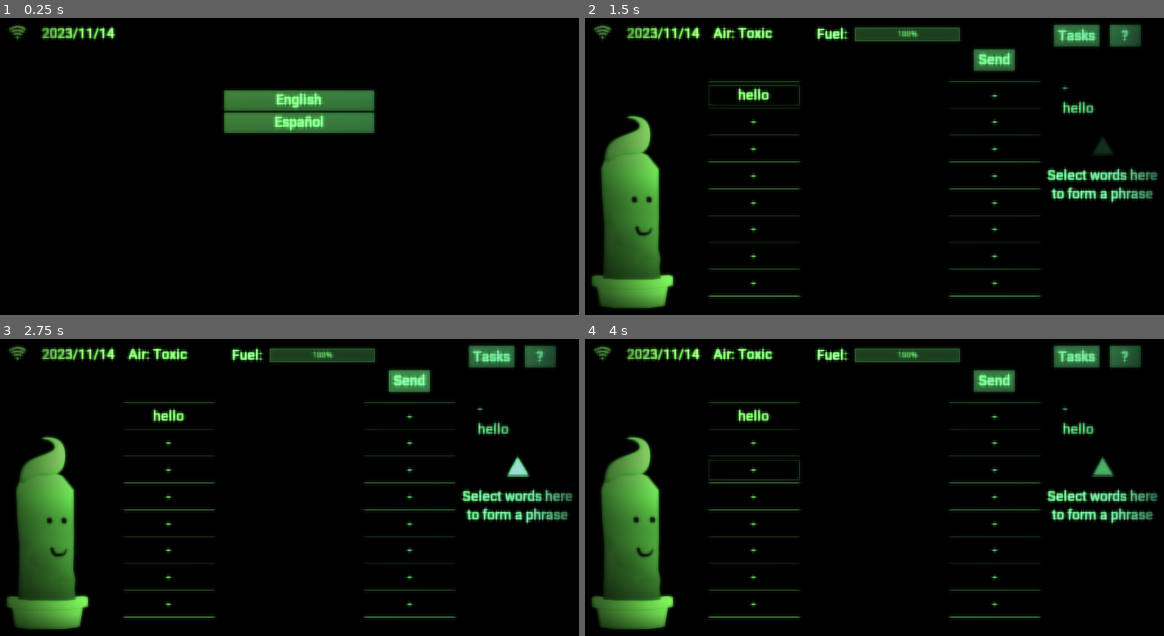
Above: before the commit, frames 1-4 (two rows, left to right).
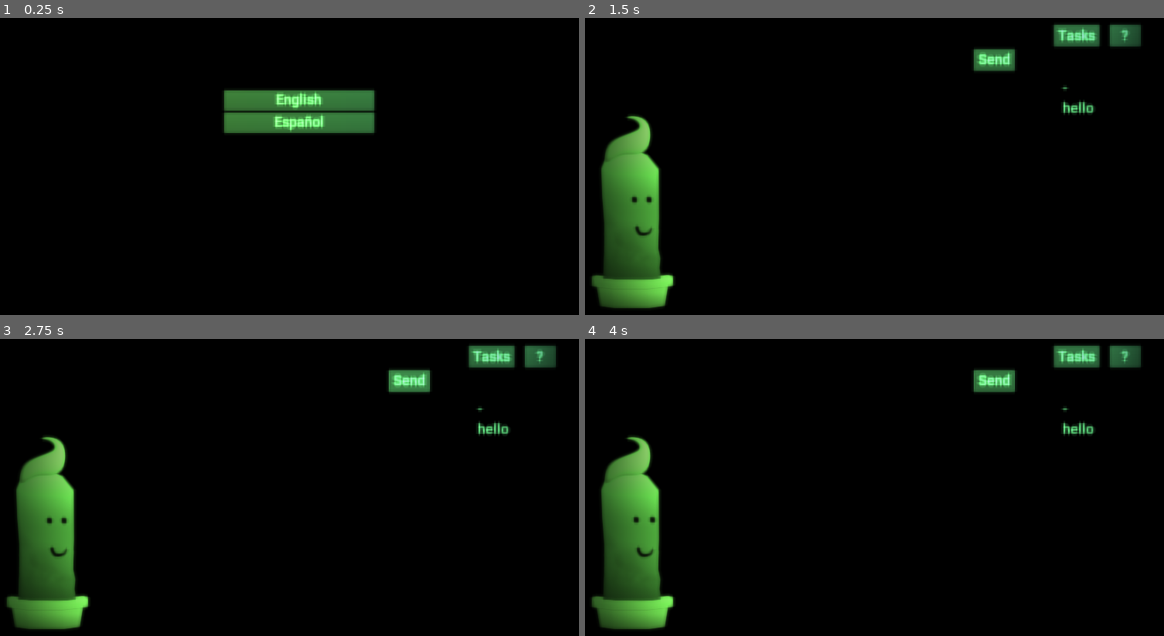
Above: after the commit, the same moments.

Repository: Eibriel/compicactus-isolation
Game: Godot game, scene res://MainScene.tscn
Two runs of this game, one before a commit and one after it. Both use one fixed random seed, a clock stepped at 60 frames per second and the inputs below.
Inputs (mouse positions are in pixels of both pictures, inside the frame that each line leads up to):
- Up to frame 1 (0.25 s): no input
- Up to frame 2 (1.5 s): click "English" at 0.5 s; click (752, 95) at 1.25 s, where only the run before the commit has a clickable "hello"
- Up to frame 3 (2.75 s): click "Send" at 2 s
- Up to frame 4 (4 s): click (752, 442) at 2.75 s, where only the run before the commit has a clickable "-"; click (752, 469) at 3.5 s, where only the run before the commit has a clickable "-"

The runs differ from the first frame. In frame 1, 0.6% of the frame differs, in the area x 1-21%, y 2-8%; in frame 2, 4.7%; in frame 3, 4.7%; in frame 4, 4.7%, in the area x 1-99%, y 2-94%.

Commit message:
Massive cleanup

Diff:
--- a/MainScene.gd
+++ b/MainScene.gd
@@ -5,22 +5,13 @@
 
 onready var intro_animation: AnimationPlayer = $LogoStart/AnimationPlayer
 
-onready var description_label: Label = $GeneratedTextNode2D/GeneratedLabel2
 onready var logostart: Node2D = $LogoStart
 onready var ok_button: Area2D = $OkArea2D
-onready var date_text: Label = $DateText
-onready var air_text: Label = $AirText
-onready var fuel_text: Label = $FuelText
-onready var fuel_bar: ProgressBar = $FuelBar
-onready var direction_text: Label = $DirectionText
 onready var intro_text: Label = $IntroText
 onready var shader_animation: AnimationPlayer = $CanvasLayer/AnimationPlayer
 onready var compicactus_animation: AnimationPlayer = $Compicactus/AnimationPlayer
 onready var compicactus: Node2D = $Compicactus
 
-onready var robot_dialogue: VBoxContainer = $RobotDialogue
-onready var grounding_dialogue: VBoxContainer = $Grounding
-onready var human_dialogue: VBoxContainer = $HumanDialogue
 onready var concept_tree: Tree = $Tree
 onready var send_button: Button = $SendButton
 
@@ -51,9 +42,6 @@
 var human_concepts: PoolStringArray = []
 var human_buttons = []
 
-var grounding_concepts: PoolStringArray = []
-var grounding_buttons = []
-
 var robot_concepts: PoolStringArray = []
 var robot_buttons = []
 
@@ -63,14 +51,9 @@
 ]
 
 func _ready():
-	description_label.text = ""
-	description_label.visible = false
 	send_button.visible = false
 	tasks_button.visible = false
 	help_button.visible = false
-	air_text.visible = false
-	fuel_bar.visible = false
-	fuel_text.visible = false
 	ending.visible = false
 	tutorial_1.visible = false
 	tutorial_2.visible = false
@@ -82,10 +65,7 @@
 		language_container.add_child(b)
 		b.connect("button_up", self, "_on_LanguageButton_button_up", [lang[0]])
 	compi_brain.connect("task_completed", self, "_on_TaskCompleted", [])
-	compi_brain.connect("date_updated", self, "_on_DateUpdated", [])
 	compi_brain.connect("ending_reached", self, "_on_EndingReached", [])
-	compi_brain.connect("air_quality_updated", self, "_on_AirQualityUpdated", [])
-	compi_brain.connect("direction_changed", self, "_on_DirectionChanged", [])
 	compi_brain.connect("words_added", self, "_on_WordsAdded", [])
 
 
@@ -125,8 +105,6 @@
 	tutorial_1_text.text = tr("TUTORIAL_1")
 	tutorial_2_text.text = tr("TUTORIAL_2")
 	tutorial_3_text.text = tr("TUTORIAL_3")
-	_on_AirQualityUpdated()
-	_on_DirectionChanged("forward")
 
 
 func activate_ok_button():
@@ -140,57 +118,11 @@
 	send_button.visible = true
 	tasks_button.visible = true
 	help_button.visible = true
-	air_text.visible = true
-	fuel_bar.visible = true
-	fuel_text.visible = true
-	grounding_dialogue.visible = false
 	concept_tree.connect("cell_selected", self, "_on_Tree_cell_selected", [])
-	# Add buttons to chat
-	robot_dialogue.add_child(HSeparator.new())
-	human_dialogue.add_child(HSeparator.new())
-	grounding_dialogue.add_child(HSeparator.new())
-	for n in range(8):
-		# Robot
-		var b = Button.new()
-		b.text = "-"
-		b.flat = true
-		b.theme = concept_theme
-		b.connect("button_up", self, "_on_RobotButton_button_up", [n])
-		robot_dialogue.add_child(b)
-		robot_dialogue.add_child(HSeparator.new())
-		robot_buttons.append(b)
-
-		# Human
-		b = Button.new()
-		b.text = "-"
-		b.flat = true
-		b.theme = concept_theme
-		# b.connect("button_up", self, "_on_HumanButton_button_up", [n])
-		human_dialogue.add_child(b)
-		human_dialogue.add_child(HSeparator.new())
-		human_buttons.append(b)
-		human_concepts.append("-")
-
-		# Grounding
-		b = Button.new()
-		b.flat = true
-		b.theme = concept_theme
-		if n==0:
-			b.text = "#1"
-			b.disabled = true
-		elif n == 4:
-			b.text = "#2"
-			b.disabled = true
-		else:
-			b.text = "-"
-			grounding_buttons.append(b)
-			grounding_concepts.append("-")
-			b.connect("button_up", self, "_on_GroundingButton_button_up", [grounding_buttons.size()-1])
-		grounding_dialogue.add_child(b)
-		grounding_dialogue.add_child(HSeparator.new())
+
 	fill_keyboard()
-	var r = compi_brain.parse([], [])
-	robot_answer(r[0], r[1])
+	var r = compi_brain.parse([])
+	robot_answer(r)
 	set_tutorial("tutorial_1")
 
 
@@ -200,8 +132,6 @@
 	var root_concept = concept_tree.create_item()
 	concept_tree.set_hide_root(true)
 
-
-
 	# var n: int = 0
 	for c in GlobalValues.dictionary:
 		var concept_item = concept_tree.create_item(root_concept)
@@ -213,37 +143,13 @@
 
 func _on_Tree_cell_selected():
 	current_concept = concept_tree.get_selected().get_metadata(0)
-	description_label.text = tr("WORD_%s_DES" % current_concept)
 	if !tutorial_completed and tutorial_level == 1 and current_concept != "-":
 		set_tutorial("tutorial_2")
 		tutorial_level = 2
 	# Add world directly
 	if word_number <= 8:
-		_on_HumanButton_button_up(word_number)
+		# _on_HumanButton_button_up(word_number)
 		word_number += 1
-
-
-func _on_HumanButton_button_up(button_id: int):
-	if button_id > 0 and human_concepts[button_id-1] == "-":
-		return
-	human_concepts[button_id] = current_concept
-	var button: Button = human_buttons[button_id]
-	button.text = tr("WORD_%s" % current_concept)
-	if !tutorial_completed and tutorial_level == 2 and button_id == 0:
-		set_tutorial("tutorial_3")
-		tutorial_level = 3
-
-
-func _on_GroundingButton_button_up(button_id: int):
-	if button_id > 0 and grounding_concepts[button_id-1] == "-":
-		return
-	grounding_concepts[button_id] = current_concept
-	var button: Button = grounding_buttons[button_id]
-	button.text = tr("WORD_%s" % current_concept)
-
-
-func _on_RobotButton_button_up(button_id: int):
-	description_label.text = tr("WORD_%s_DES" % robot_concepts[button_id])
 
 
 func _on_Ok_input_event(_viewport, event, _node_idx):
@@ -255,28 +161,17 @@
 		show_game()
 
 
-func _process(delta: float):
-	compi_brain.update_date(delta)
-
-
 func _on_TaskCompleted(task_name: String):
 	refresh_tasks()
 
 
-func _on_DateUpdated():
-	fuel_bar.value = compi_brain.get_fuel_amount()
-	date_text.text = compi_brain.get_date_text()
-
-
 func _on_SendButton_button_up():
 	print(human_concepts)
-	print(grounding_concepts)
 	for b in human_buttons:
 		b.text = "-"
-	var r = compi_brain.parse(clean_array(human_concepts), clean_array(grounding_concepts))
-	robot_answer(r[0], r[1])
-	human_concepts = ["-","-","-","-","-","-","-","-"]
-	grounding_concepts = ["-","-","-","-","-","-"]
+	var r = compi_brain.parse(clean_array(human_concepts))
+	robot_answer(r)
+	human_concepts = []
 	word_number = 0
 	if tutorial_level == 3:
 		set_tutorial("")
@@ -299,21 +194,10 @@
 				help.visible = false
 
 
-func robot_answer(main: PoolStringArray, grounding: PoolStringArray):
+func robot_answer(main: PoolStringArray):
 	robot_concepts = []
-	for n in range(robot_buttons.size()):
-		if n >= main.size():
-			robot_buttons[n].text = "-"
-			robot_concepts.append("-")
-		else:
-			robot_concepts.append(main[n])
-			robot_buttons[n].text = tr("WORD_%s" % main[n])
-
-	for n in range(grounding_buttons.size()):
-		if n >= grounding.size():
-			grounding_buttons[n].text = "-"
-		else:
-			grounding_buttons[n].text = tr("WORD_%s" % grounding[n])
+	# robot_buttons[n].text = tr("WORD_%s" % main[n])
+	# grounding_buttons[n].text = tr("WORD_%s" % grounding[n])
 
 
 func clean_array(a: PoolStringArray):
@@ -339,13 +223,6 @@
 func _on_EndingReached(ending_type: String):
 	ending_text.bbcode_text = tr("ENDING_%s" % ending_type)
 	ending.visible = true
-
-func _on_AirQualityUpdated():
-	var air_quality = compi_brain.get_air_quality()
-	air_text.text = tr("AIR") + " " + tr("AIRQUALITY_%s" % air_quality)
-
-func _on_DirectionChanged(new_direction: String):
-	direction_text.text = tr("DIRECTION_%s" % new_direction)
 
 func _on_WordsAdded():
 	fill_keyboard()
--- a/MainScene.tscn
+++ b/MainScene.tscn
@@ -7,7 +7,6 @@
 [ext_resource path="res://shaders/BoxBlur.gdshader" type="Shader" id=5]
 [ext_resource path="res://images/Compicactus/compi-atlas.png" type="Texture" id=6]
 [ext_resource path="res://images/LogoHoriontal.png" type="Texture" id=7]
-[ext_resource path="res://images/wifi_on.png" type="Texture" id=8]
 [ext_resource path="res://images/Compicactus/mouths.png" type="Texture" id=9]
 [ext_resource path="res://themes/concept_button.tres" type="Theme" id=10]
 [ext_resource path="res://themes/text_modals.tres" type="Theme" id=11]
@@ -1295,23 +1294,6 @@
 anims/RESET = SubResource( 43 )
 anims/Wakeup = SubResource( 42 )
 
-[node name="GeneratedTextNode2D" type="Node2D" parent="."]
-visible = false
-position = Vector2( 534, 570 )
-
-[node name="GeneratedLabel2" type="Label" parent="GeneratedTextNode2D"]
-anchor_left = 0.5
-anchor_top = 0.5
-anchor_right = 0.5
-anchor_bottom = 0.5
-margin_left = -30.0
-margin_top = -17.0
-margin_right = 29.0
-margin_bottom = 19.0
-grow_horizontal = 2
-theme = ExtResource( 11 )
-text = "Text"
-
 [node name="LogoStart" type="Node2D" parent="."]
 
 [node name="LogoHorizontal" type="Sprite" parent="LogoStart"]
@@ -1341,63 +1323,6 @@
 autowrap = true
 percent_visible = 0.0
 
-[node name="DateText" type="Label" parent="."]
-anchor_left = 0.5
-anchor_top = 0.5
-anchor_right = 0.5
-anchor_bottom = 0.5
-margin_left = -443.0
-margin_top = -264.0
-margin_right = -286.0
-margin_bottom = -232.0
-grow_horizontal = 2
-theme = ExtResource( 10 )
-text = "2022/10/23"
-
-[node name="AirText" type="Label" parent="."]
-anchor_left = 0.5
-anchor_top = 0.5
-anchor_right = 0.5
-anchor_bottom = 0.5
-margin_left = -291.0
-margin_top = -264.0
-margin_right = -134.0
-margin_bottom = -232.0
-theme = ExtResource( 10 )
-text = "Air: Toxic"
-
-[node name="FuelText" type="Label" parent="."]
-anchor_left = 0.5
-anchor_top = 0.5
-anchor_right = 0.5
-anchor_bottom = 0.5
-margin_left = -110.0
-margin_top = -262.0
-margin_right = -52.0
-margin_bottom = -230.0
-theme = ExtResource( 10 )
-text = "Fuel:"
-
-[node name="FuelBar" type="ProgressBar" parent="."]
-margin_left = 494.0
-margin_top = 39.0
-margin_right = 682.0
-margin_bottom = 67.0
-value = 50.0
-
-[node name="DirectionText" type="Label" parent="."]
-visible = false
-anchor_left = 0.5
-anchor_top = 0.5
-anchor_right = 0.5
-anchor_bottom = 0.5
-margin_left = 58.0
-margin_top = -262.0
-margin_right = 151.0
-margin_bottom = -230.0
-theme = ExtResource( 10 )
-text = "Forward"
-
 [node name="OkArea2D" type="Area2D" parent="."]
 modulate = Color( 1, 1, 1, 0 )
 position = Vector2( 628, 390 )
@@ -1417,29 +1342,6 @@
 
 [node name="OkCollisionShape2D" type="CollisionShape2D" parent="OkArea2D"]
 shape = SubResource( 12 )
-
-[node name="WifiOn" type="Sprite" parent="."]
-position = Vector2( 55, 49 )
-scale = Vector2( 0.0682353, 0.0682353 )
-texture = ExtResource( 8 )
-
-[node name="RobotDialogue" type="VBoxContainer" parent="."]
-margin_left = 240.0
-margin_top = 134.0
-margin_right = 400.0
-margin_bottom = 304.0
-
-[node name="Grounding" type="VBoxContainer" parent="."]
-margin_left = 457.0
-margin_top = 134.0
-margin_right = 617.0
-margin_bottom = 304.0
-
-[node name="HumanDialogue" type="VBoxContainer" parent="."]
-margin_left = 661.0
-margin_top = 134.0
-margin_right = 821.0
-margin_bottom = 304.0
 
 [node name="Tree" type="Tree" parent="."]
 margin_left = 856.0
@@ -1554,6 +1456,7 @@
 text = "This is a chatbot game."
 
 [node name="Tutorial" type="Node2D" parent="."]
+visible = false
 
 [node name="Tutorial1" type="Node2D" parent="Tutorial"]
 
--- a/compi_brain.gd
+++ b/compi_brain.gd
@@ -1,55 +1,15 @@
 extends Node
 class_name CompiBrain
 
-# The earth is in a nuclear winter
-# you must go to the future to find a time
-# where the planet is habitable again
-# The AI Compicactus will asist you in the journey
-# Good luck!
-
-# Tasks:
-# Enter capsule
-# Start time travel
-# Wait until the conditions are good
-# Stop time travel
-# * Keep moving forward
-# * Shut down Compicactus
-# * Go back to your time
-# * Stay
-# Send date to the past
-# * Leave capsule
-
-# If player stops travel early the date will be wrong
-# Player can keep moving forward, or go back in time
-# -
-# If player waits for conditions to be good the time machine will fail
-# The player can stay with Compicactus (and future humans), or let Compicactus sacrify itself so the person can go back
-# -
-# If the player keeps going forward the player will find another nuclear winter
-# Compicactus will run out of energy
-
-var time_mult = 1
 #
 signal task_completed
-signal date_updated
-signal word_added
+# signal word_added
 signal ending_reached
-signal air_quality_updated
-signal direction_changed
 signal words_added
 
-var timelapse := false
-var timelapse_time: float = 0.0
-var timelapse_completed := false
-var date_text: String = ""
-var fuel_amount: float = 100.0
-
-var travel_direction = 1
 
 var current_scene = ""
 var current_target = ""
-
-var air_quality = "toxic"
 
 var task_list: Dictionary = {
 	"TASK_ENTER_CAPSULE": {"visible": true, "completed": true},
@@ -301,8 +261,8 @@
 			return true
 		return false
 
-func parse(question: PoolStringArray, grounding: PoolStringArray):
-	var filtered_scenes = select_scene(question, grounding)
+func parse(question: PoolStringArray):
+	var filtered_scenes = select_scene(question)
 	var scene_values = select_best_scenes(filtered_scenes)
 	scene_values.sort_custom(MyCustomSorter, "sort")
 	var selected_scene = select_one_scene(scene_values)
@@ -313,98 +273,100 @@
 func execute_scene(scene, target, parameters):
 	print(scene, ":", target)
 	current_scene = scene
-	if scene == "answer_how_is_person":
-		var person = parameters.person
-		if long_term.has(person) and long_term[person].has("mood"):
-			var mood = long_term[person].mood
-			return [[person, mood], []]
-		else:
-			return [[person, "unknown"], []]
-
-	elif scene == "answer_hello":
-		set_task_completed("TASK_SAY_HI")
-		if long_term.compicactus.introduced == "yes" and !long_term.player.has("mood"):
-			return [["hello"], []]
-		long_term.compicactus.introduced = "yes"
-		add_words(GlobalValues.tutorial_a)
-		return [["player", "what?"], []]
-
-	elif scene == "answer_number":
-		var next_number = {
-			"3": "2",
-			"2": "1",
-			"1": "0"
-		}
-		if next_number.has(parameters.number):
-			return [[next_number[parameters.number]], []]
-		else:
-			return [["100"], []]
-
-	elif scene == "answer_person_mood":
-		var person = parameters.person
-		var mood = parameters.mood
-		if person != "compicactus":
-			if long_term.has(person):
-				long_term[person].mood = mood
-				return [[person, mood], []]
-		else:
-			return [["compicactus", long_term["compicactus"].mood], []]
-
-	elif scene == "answer_start_device":
-		var device = parameters.device
-		if device == "capsule":
-			start_timetravel()
-			task_list
-			return [["ok", "capsule", "start"], []]
-
-	elif scene == "answer_stop_device":
-		var device = parameters.device
-		if device == "capsule":
-			stop_timetravel()
-			return [["ok", "capsule", "stop"], []]
-
-	elif scene in ["answer_set_backward", "answer_capsule_set_backward"]:
-		set_backward()
-		return [["ok", "capsule", "backward", "set"], []]
-
-	elif scene in ["answer_set_forward", "answer_capsule_set_forward"]:
-		set_forward()
-		return [["ok", "capsule", "forward", "set"], []]
-
-	elif scene == "answer_compicactus":
-		return [["me", "compicactus"], []]
-
-	elif scene == "answer_player":
-		return [["you", "player"], []]
-
-	elif scene == "answer_capsule":
-		return [["#1", "location", "capsule"], ["compicactus", "player"]]
-
-	elif scene == "answer_compicactus_purpose":
-		return [["compicactus", "player", "help"], []]
-
-	elif scene == "answer_capsule_purpose":
-		return [["capsule", "forward", "help"], []]
-
-
-	# Initiated by AI
-	elif scene == "ask_to_time_travel":
-		add_words(GlobalValues.tutorial_b)
-		return [["compicactus", "capsule", "start", "?"], []]
-
-	elif scene == "locate":
-		return [["compicactus", "where?"], []]
-
-	if scene == "say_hi":
-		# long_term.compicactus.introduced = "yes"
-		return [["hello"], []]
-
-	if scene == "ask_how_are_you":
-		return [["player", "what?"], []]
-
-	if scene == "get_person_children_count":
-		return [["player", "children", "how many?"], []]
-	return [["unknown"], []]
+
+	match scene:
+		"answer_how_is_person":
+			var person = parameters.person
+			if long_term.has(person) and long_term[person].has("mood"):
+				var mood = long_term[person].mood
+				return [person, mood]
+			else:
+				return [person, "unknown"]
+
+		"answer_hello":
+			set_task_completed("TASK_SAY_HI")
+			if long_term.compicactus.introduced == "yes" and !long_term.player.has("mood"):
+				return ["hello"]
+			long_term.compicactus.introduced = "yes"
+			add_words(GlobalValues.tutorial_a)
+			return ["player", "what?"]
+
+		"answer_number":
+			var next_number = {
+				"3": "2",
+				"2": "1",
+				"1": "0"
+			}
+			if next_number.has(parameters.number):
+				return [next_number[parameters.number]]
+			else:
+				return ["100"]
+
+		"answer_person_mood":
+			var person = parameters.person
+			var mood = parameters.mood
+			if person != "compicactus":
+				if long_term.has(person):
+					long_term[person].mood = mood
+					return [[person, mood], []]
+			else:
+				return ["compicactus", long_term["compicactus"].mood]
+
+		"answer_start_device":
+			var device = parameters.device
+			if device == "capsule":
+				# start_timetravel()
+				task_list
+				return ["ok", "capsule", "start"]
+
+		"answer_stop_device":
+			var device = parameters.device
+			if device == "capsule":
+				# stop_timetravel()
+				return ["ok", "capsule", "stop"]
+
+		"answer_set_backward", "answer_capsule_set_backward":
+			# set_backward()
+			return ["ok", "capsule", "backward", "set"]
+
+		"answer_set_forward", "answer_capsule_set_forward":
+			# set_forward()
+			return ["ok", "capsule", "forward", "set"]
+
+		"answer_compicactus":
+			return ["me", "compicactus"]
+
+		"answer_player":
+			return ["you", "player"]
+
+		"answer_capsule":
+			return ["compicactus", "player", "location", "capsule"]
+
+		"answer_compicactus_purpose":
+			return ["compicactus", "player", "help"]
+
+		"answer_capsule_purpose":
+			return ["capsule", "forward", "help"]
+
+
+		# Initiated by AI
+		"ask_to_time_travel":
+			add_words(GlobalValues.tutorial_b)
+			return ["compicactus", "capsule", "start", "?"]
+
+		"locate":
+			return ["compicactus", "where?"]
+
+		"say_hi":
+			# long_term.compicactus.introduced = "yes"
+			return ["hello"]
+
+		"ask_how_are_you":
+			return ["player", "what?"]
+
+		"get_person_children_count":
+			return ["player", "children", "how many?"]
+	return ["unknown"]
 
 func select_one_scene(scenes):
 	return scenes[0]
@@ -439,7 +401,7 @@
 
 	return scene_values
 
-func select_scene(question, grounding):
+func select_scene(question):
 	# simulate scenes
 	var filtered_scenes = []
 	for scene in scenes:
@@ -455,7 +417,7 @@
 			if question.size() > 0:
 				var to_match = scenes[scene].match
 				var split_match = to_match.split("+")
-				var string_question = question_to_string(question, grounding)
+				var string_question = question_to_string(question)
 				if string_question == to_match:
 					filtered_scenes.append([scene, ""])
 				else:
@@ -494,7 +456,7 @@
 				return true
 	return false
 
-func question_to_string(question, grounding):
+func question_to_string(question):
 	var string_question = question.join("+")
 	return string_question
 
@@ -568,89 +530,6 @@
 	return task_list
 
 
-#func _process(delta):
-#	update_date(delta)
-
-
-func start_timetravel():
-	timelapse = true
-	set_task_completed("TASK_START_TIMETRAVEL")
-
-func stop_timetravel():
-	timelapse = false
-	set_task_completed("TASK_STOP_TIMETRAVEL")
-
-func set_forward():
-	travel_direction = 1
-	long_term.capsule.direction = "future"
-	emit_signal("direction_changed", "forward")
-
-func set_backward():
-	travel_direction = -1
-	long_term.capsule.direction = "past"
-	emit_signal("direction_changed", "backward")
-
-func set_air_quality(timelapse_time):
-	var new_quality = ""
-	if timelapse_time < 0:
-		new_quality = "clean"
-	elif timelapse_time > 30:
-		new_quality = "clean"
-	elif timelapse_time > 20:
-		new_quality = "moderated"
-	else:
-		new_quality = "toxic"
-
-	if new_quality != air_quality:
-		air_quality = new_quality
-		if new_quality == "clean":
-			set_task_completed("TASK_FIND_GOOD_CONDITIONS")
-		emit_signal("air_quality_updated")
-
-func get_air_quality():
-	return air_quality
-
-func update_date(delta: float):
-	var time_dict = Time.get_datetime_dict_from_system()
-	if timelapse:
-		timelapse_time += delta*travel_direction*time_mult
-		set_air_quality(timelapse_time)
-		fuel_amount -= delta*time_mult
-		if fuel_amount < 0:
-			stop_timetravel()
-			fuel_amount = 0
-			if timelapse_time < -40:
-				fire_ending("good_old_times")
-			elif timelapse_time > 40:
-				fire_ending("too_far")
-	var exponential_timelapse_time = timelapse_time*10000
-	time_dict.year += int(exponential_timelapse_time/30/12)
-	time_dict.month += int(exponential_timelapse_time/30) % 12
-	if time_dict.month > 12:
-		time_dict.month -= 12
-	time_dict.day += int(exponential_timelapse_time) % 30
-	if time_dict.day > 30:
-		time_dict.day -= 30
-	var date_format: String = "{year}/{month}/{day}"
-	date_text = date_format.format({
-		"year": time_dict.year,
-		"month": "%02d" % time_dict.month,
-		"day": "%02d" % time_dict.day,
-		"hour": "%02d" % time_dict.hour,
-		"minute": "%02d" % time_dict.minute,
-		"second": "%02d" % time_dict.second,
-	})
-	emit_signal("date_updated")
-
-
-func get_fuel_amount():
-	return fuel_amount
-
-
-func get_date_text():
-	return date_text
-
-
 func fire_ending(ending: String):
 	emit_signal("ending_reached", ending)
 
--- a/strings.csv
+++ b/strings.csv
@@ -40,97 +40,51 @@
 TASK_COUNTDOWN,"Countdown: 3, 2, 1","Cuenta regresiva: 3, 2, 1"
 TASK_ARE_YOU_ALIVE,"Is Compicactus alive?","¿Está vivo Compicactus?"
 WORD_-,-,-
-WORD_-_DES,Delete word,Eliminar palabra
 WORD_#1,#1,#1
-WORD_#1_DES,Wildcard word #1,Palabra comodín #1
 WORD_#2,#2,#2
-WORD_#2_DES,Wildcard word #2,Palabra comodín #2
 WORD_me,me,yo
-WORD_me_DES,I/me,Yo
 WORD_you,you,tu
-WORD_you_DES,You,Tu/Usted
 WORD_compicactus,compicactus,compicactus
-WORD_compicactus_DES,The AI,La IA
 WORD_player,player,jugador
-WORD_player_DES,"You, player","Tu, jugador"
 WORD_?,?,?
-WORD_?_DES,Question,Pregunta
 WORD_start,start,iniciar
-WORD_start_DES,Start something,Iniciar algo
 WORD_stop,stop,detener
-WORD_stop_DES,Stop something,Detener algo
 WORD_capsule,capsule,cápsula
-WORD_capsule_DES, This time machine,Ésta máquina del tiempo
 WORD_set,set,setear
-WORD_set_DES,Set value,Setear un valor
 WORD_forward,to future,al futuro
-WORD_forward_DES,To the future,Al futuro
 WORD_backward,to past,al pasado
-WORD_backward_DES,To the past,Al pasado
 WORD_what?,status?,estado?
-WORD_what?_DES,What is?/How is doing?,¿Qué es?/¿Cómo le va?
 WORD_who?,who?,quién?
-WORD_who?_DES,Who?,¿Quién?
 WORD_where?,where?,donde?
-WORD_where?_DES,Where?,¿Donde?
 WORD_hello,hello,hola
-WORD_hello_DES,Greeting,Saludo
 WORD_yes,yes,si
-WORD_yes_DES,Yes,Si
 WORD_no,no,no
-WORD_no_DES,No/Not,No
 WORD_ok,ok,ok
-WORD_ok_DES,Ok,Ok
 WORD_unknown,unknown,desconocido
-WORD_unknown_DES,Its unknown,Es desconocido
 WORD_past,past,pasado
-WORD_past_DES,Past time,Tiempo pasado
 WORD_future,future,futuro
-WORD_future_DES,Future time,Tiempo futuro
 WORD_now,now,ahora
-WORD_now_DES,Present time,Tiempo presente
 WORD_year,year,año
-WORD_year_DES,A year,Un año
 WORD_happy,happy,feliz
-WORD_happy_DES,To be happy,Ser feliz
 WORD_sad,sad,triste
-WORD_sad_DES,To be sad,Estar triste
 WORD_good,good,bien
-WORD_good_DES,Good/Fine,Bien/Bueno
 WORD_bad,bad,mal
-WORD_bad_DES,Bad/Evil,Mal/Malvado
 WORD_help,help,ayudar
-WORD_help_DES,To help,Ayudar
 WORD_location,location,lugar
-WORD_location_DES,Location or Place,Un lugar
 WORD_purpose,purpose,propósito
-WORD_purpose_DES,Function or Directive,Función o Directiva
 WORD_must,must,deber
-WORD_must_DES,Must,Deber
 WORD_ai,ai,ia
-WORD_ai_DES,Artificial Intelligence,Inteligencia Artificial
 WORD_human,human,ser humano
-WORD_human_DES,Human being,Ser humano
 WORD_0,0,0
-WORD_0_DES,Number 0,Número 0
 WORD_1,1,1
-WORD_1_DES,Number 1,Número 1
 WORD_2,2,2
-WORD_2_DES,Number 2,Número 2
 WORD_3,3,3
-WORD_3_DES,Number 3,Número 3
 WORD_4,4,4
-WORD_4_DES,Number 4,Número 4
 WORD_5,5,5
-WORD_5_DES,Number 5,Número 5
 WORD_6,6,6
-WORD_6_DES,Number 6,Número 6
 WORD_7,7,7
-WORD_7_DES,Number 7,Número 7
 WORD_8,8,8
-WORD_8_DES,Number 8,Número 8
 WORD_9,9,9
-WORD_9_DES,Number 9,Número 9
 AIR,Air:,Aire:
 AIRQUALITY_toxic,Toxic,Tóxico
 AIRQUALITY_moderated,Moderated,Moderado
Not shown: 1 places in MainScene.tscn that only renumber resources
Binary file changed: strings.en.translation
Binary file changed: strings.es.translation
